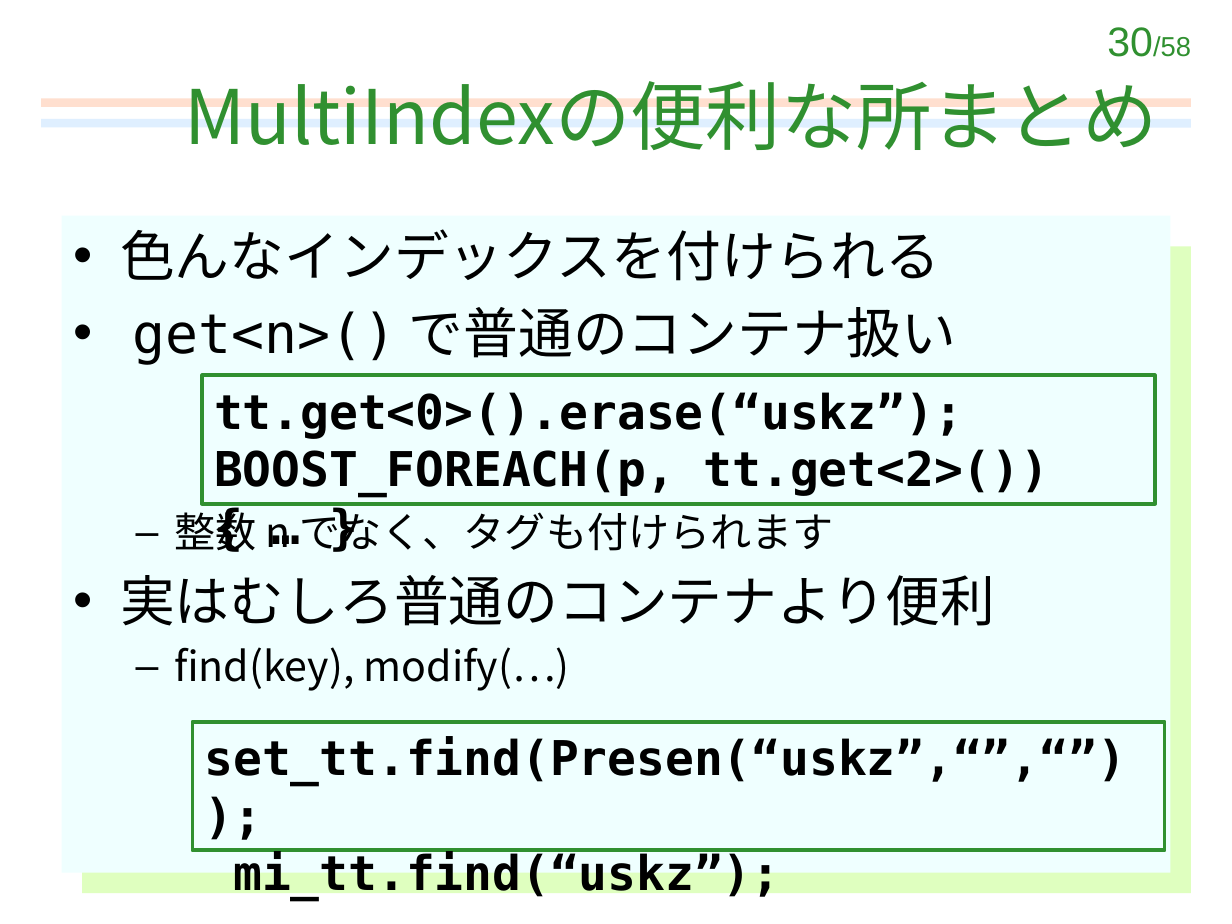
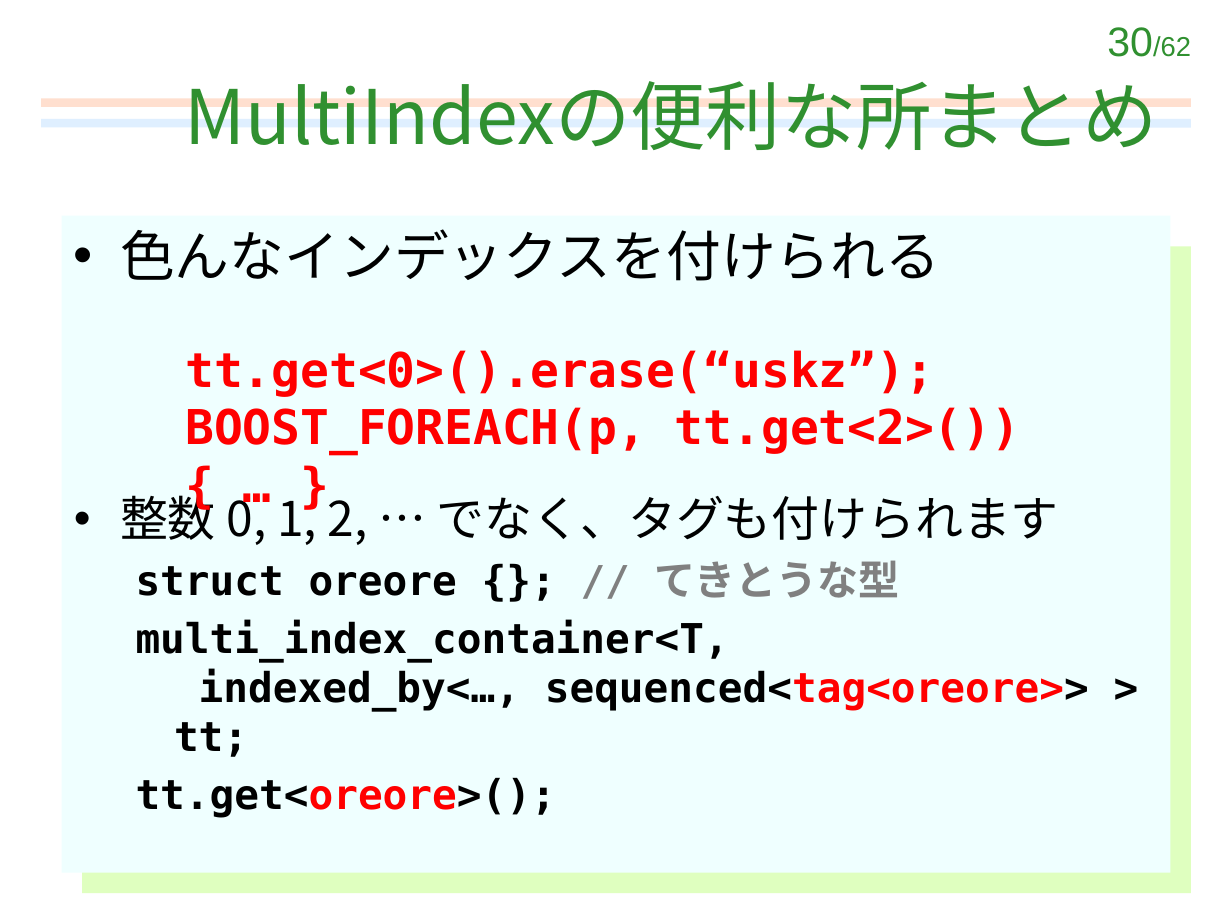
Before and after one commit to kinaba/mint, a slide deck: slide 30 of slide_boostjp.pptx. Drawn at 1232x924 pixels with LibreOffice and Linux fonts; fonts in the diff are those of the drawing. Boxes give left, top, right and bottom in pixels: in the first picture for what was removed or moved away, otherwise in the second. Text is boxed around its words. In the diff, an @@ line names an element or a change of style, - is before the commit and + after.

```diff
--- a/slide_boostjp.pptx
+++ b/slide_boostjp.pptx
@@ page number at [1107,27,1191,57]: text changed @@
-30/58
+30/62
@@ text "tt.get<0>().erase(“uskz”);": place and size @@
-text "tt.get<0>().erase(“uskz”);" at [202,376,1154,504]
+text "tt.get<0>().erase(“uskz”);" at [185,350,1021,455]
@@ text "tt.get<0>().erase(“uskz”);" at [185,350,1021,455]: text colour #000000 to #FF0000; outline #309030 2.25 pt to none @@
@@ text at [120,487,1089,818]: text changed; font Noto Sans CJK JP to DejaVu Sans Mono; bold on @@
-• get<n>() で普通のコンテナ扱い
-  – 整数 n でなく、タグも付けられます
-• 実はむしろ普通のコンテナより便利
-  – find(key), modify(…)
+• 整数 0, 1, 2, … でなく、タグも付けられます
+  struct oreore {}; // てきとうな型
+  multi_index_container<T,
+  indexed_by<…, sequenced<tag<oreore>> > tt;
+  tt.get<oreore>();
@@ rectangle removed at [192,722,1164,850] @@
-set_tt.find(Presen(“uskz”,“”,“”));
-mi_tt.find(“uskz”);
```
Also in this commit, not shown: 6 other slides changed, 1 slide added, 1 other file.
